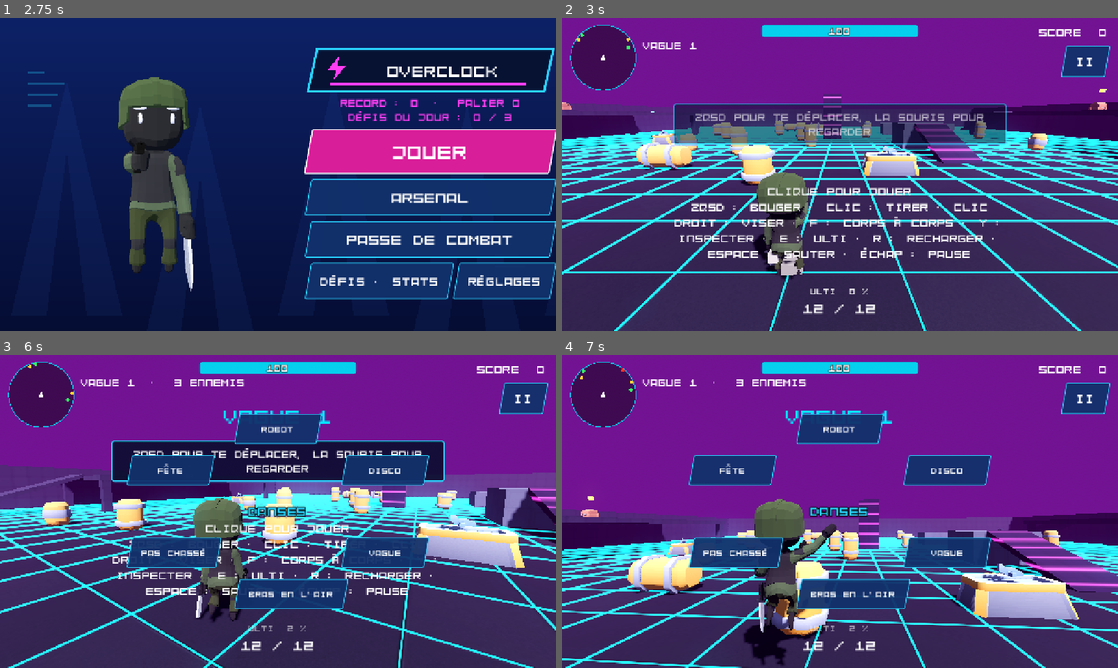
Above: before the commit, frames 1-4 (two rows, left to right).
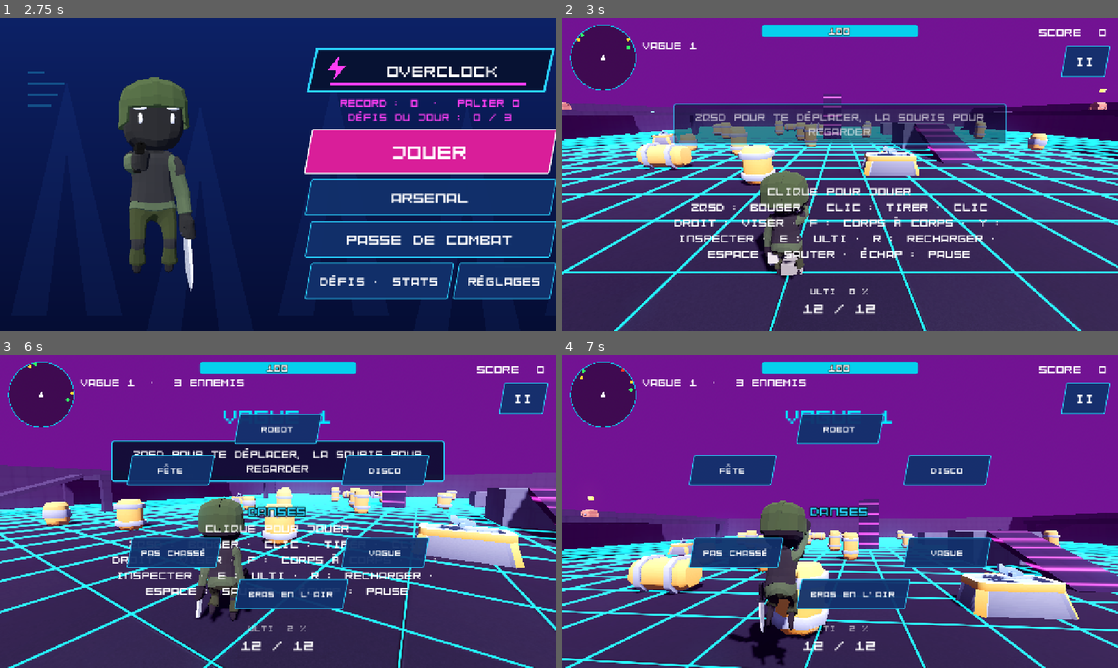
Above: after the commit, the same moments.

Repository: mariusortiz/overclock
Game: Godot game, scene res://scenes/loading.tscn
Same seed, same stepped clock (60 frames per second), same inputs: the game is played once before the commit and once after it.
Inputs (mouse positions are in pixels of both pictures, inside the frame that each line leads up to):
- Up to frame 1 (2.75 s): tap Enter at 0.5, 2 s; move the mouse to (400, 158) at 0.52 s; hold D (move_right) 0.53-1.25 s; tap B (emote) at 0.6 s; click (400, 158) at 0.67 s; tap Space (jump) at 0.77, 1.25 s; drag from (166, 190) to (250, 237) at 1.27 s; move the mouse to (333, 105) at 2.02 s; hold D (move_right) from 2.03 s (still down); tap F (melee) at 2.1 s
- Up to frame 2 (3 s): release D (move_right) at 2.75 s; click "JOUER" at 2.75 s
- Up to frame 3 (6 s): drag from (250, 574) to (111, 464) at 3.52 s; click "II" at 4.25 s; click "REPRENDRE" at 5 s; move the mouse to (316, 514) at 5.77 s; hold W (move_forward) from 5.78 s (still down); tap B (emote) at 5.85 s
- Up to frame 4 (7 s): tap Space (jump) at 6.02 s; release W (move_forward) at 6.5 s; drag from (673, 464) to (756, 433) at 6.52 s

Frame 1 is identical in both runs. In frame 2, 0.4% of the frame differs, in the area x 34-45%, y 48-80%; in frame 3, 0.5%; in frame 4, 1.1%, in the area x 30-50%, y 46-93%.

Commit message:
Poses are expressed in the model's space, not the imported skeleton's
Co-Authored-By: Claude Opus 5.5 <noreply@anthropic.com>
Claude-Session: https://claude.ai/code/session_01TMrhLU8C9hMQ3DU14F1G1z

Diff:
--- a/scripts/character_model.gd
+++ b/scripts/character_model.gd
@@ -46,6 +46,7 @@
 		if _animations.has(action):
 			_animation_player.get_animation(_animations[action]).loop_mode = Animation.LOOP_LINEAR
 	if _skeleton:
+		pose.space = self
 		_skeleton.add_child(pose)
 	_fit()
 
--- a/scripts/dances.gd
+++ b/scripts/dances.gd
@@ -11,9 +11,9 @@
 	"LowerArm.L": Vector3(-30, 0, 0), "LowerArm.R": Vector3(-30, 0, 0),
 	"UpperLeg.L": Vector3(-45, 0, 0), "UpperLeg.R": Vector3(-20, 0, 0),
 	"LowerLeg.L": Vector3(70, 0, 0), "LowerLeg.R": Vector3(50, 0, 0),
-	"Torso": Vector3(-10, 0, 0),
+	"Torso": Vector3(10, 0, 0),
 }
-const RUN := {"Torso": Vector3(-10, 0, 0), "Head": Vector3(6, 0, 0)}
+const RUN := {"Torso": Vector3(10, 0, 0), "Head": Vector3(-6, 0, 0)}
 
 static var LIST: Array[Dictionary] = [
 	{
--- a/scripts/pose_layer.gd
+++ b/scripts/pose_layer.gd
@@ -5,12 +5,16 @@
 ## come with no such animations.
 ##
 ## `targets` maps a bone name to a rotation in degrees (x, y, z) expressed in
-## the skeleton's own space, not in the bone's: x bends forward or back, z
-## raises sideways, y twists. The same numbers therefore mean the same move on
-## every bone. `weight` (0 to 1) fades the whole pose in and out.
+## the model's space (`space`), not in the bone's: -x swings a limb forward,
+## +z raises a left limb sideways (-z a right one), y twists. The same numbers
+## therefore mean the same move on every bone. `weight` (0 to 1) fades the
+## whole pose in and out.
 
 var targets := {}
 var weight := 0.0
+## The model's root node: its axes are those of `targets` (+X its left side,
+## +Y up, +Z its front). The imported skeleton is often turned relative to it.
+var space: Node3D
 
 ## Bone name -> index, or -1 when the model has no such bone.
 var _indices := {}
@@ -31,9 +35,14 @@
 			bones.append(index)
 			angles[index] = targets[bone_name]
 	bones.sort()
+	# Model space -> skeleton space.
+	var to_skeleton := Basis()
+	if space:
+		to_skeleton = (space.global_basis.inverse() * skeleton.global_basis).orthonormalized()
 	for index in bones:
 		var degrees: Vector3 = angles[index] * weight
 		var turn := Basis.from_euler(Vector3(deg_to_rad(degrees.x), deg_to_rad(degrees.y), deg_to_rad(degrees.z)))
+		turn = to_skeleton.inverse() * turn * to_skeleton
 		var current := skeleton.get_bone_global_pose(index).basis.orthonormalized()
 		var parent := skeleton.get_bone_parent(index)
 		var parent_basis := Basis()
